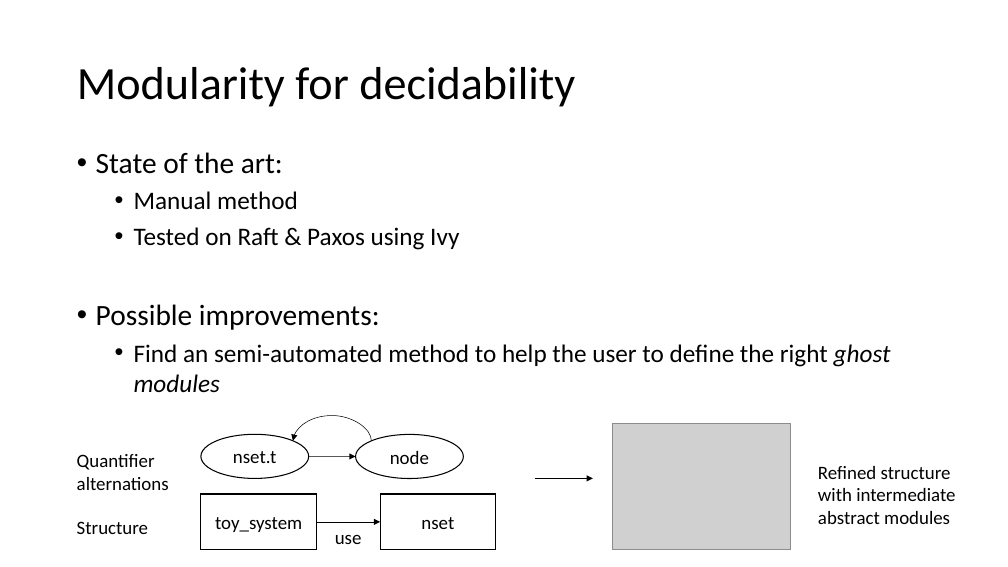
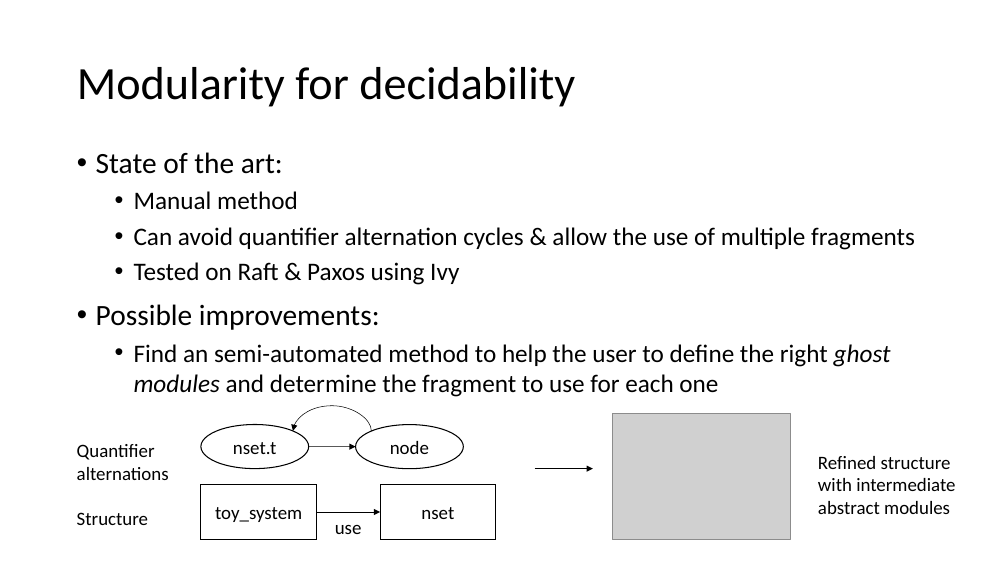
Before and after one commit to tjhance/ivy-research, a slide deck: slide 4 of research.pptx. Drawn at 1008x567 pixels with LibreOffice and Linux fonts; fonts in the diff are those of the drawing; grey boxes stand for pictures. Boxes give left, top, right and bottom in pixels: in the first picture for what was removed or moved away, otherwise in the second. Text is boxed around its words. In the diff, an @@ line names an element or a change of style, - is before the commit and + after.

Commit message:
update

```diff
--- a/research.pptx
+++ b/research.pptx
@@ text at (134, 227, 915, 250): paragraph added @@
+  • Can avoid quantifier alternation cycles & allow the use of multiple fragments
@@ text at (134, 344, 891, 397): text changed @@
-  • Find an semi-automated method to help the user to define the right ghost modules
+  • Find an semi-automated method to help the user to define the right ghost modules and determine the fragment to use for each one
@@ 4 texts, 3 arrows, 2 rectangles, 2 ellipses, 1 picture, 1 curved arrow: place and size @@
-4 texts, 3 arrows, 2 rectangles, 2 ellipses, 1 picture, 1 curved arrow at (77, 416, 955, 550)
+4 texts, 3 arrows, 2 rectangles, 2 ellipses, 1 picture, 1 curved arrow at (77, 406, 955, 541)
```
